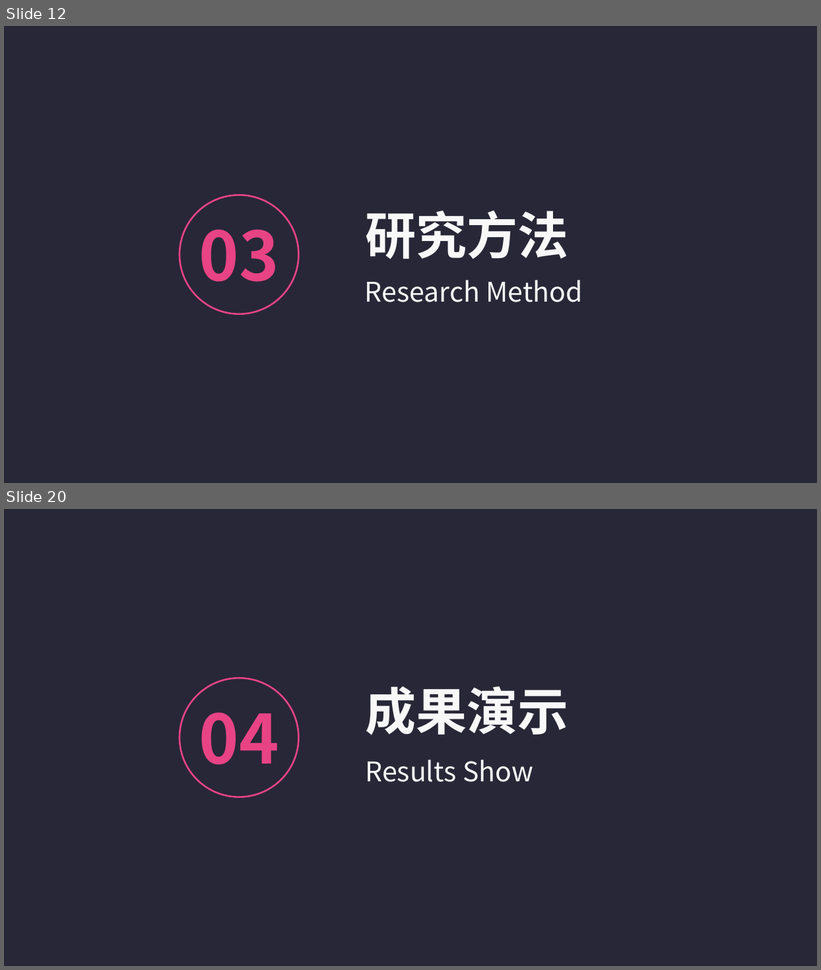
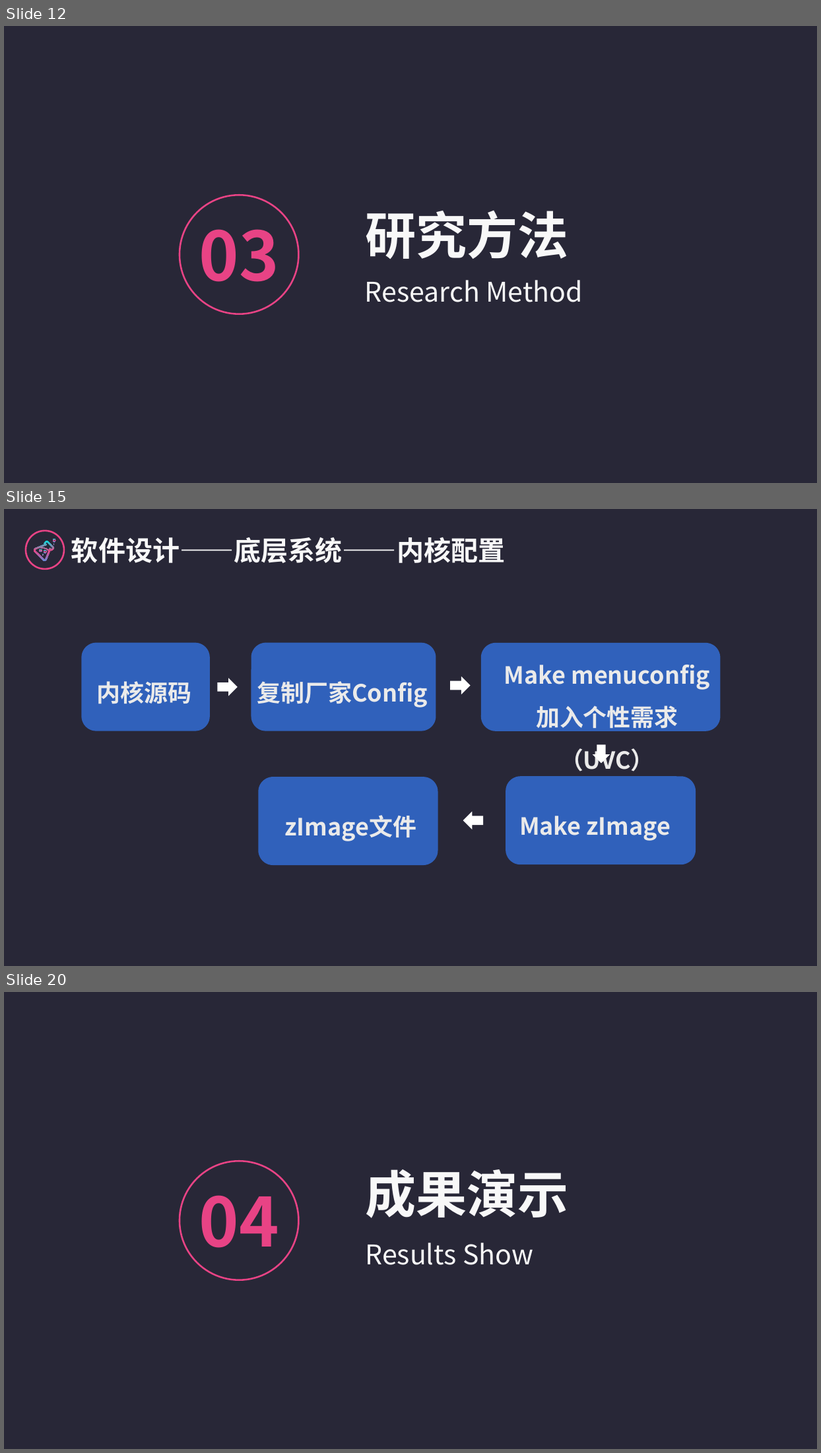
Before and after one commit to logic-basic/Graduation_Project, a slide deck: 答辩演示-党家翮.pptx. Shown one above the other, each under a label of ours: slides 12 and 20 before the commit, slides 12, 15 and 20 after it; the slides between them are not shown. The pictures are 821x970 and 821x1453 pixels, drawn with LibreOffice and Linux fonts; fonts in the diff are those of the drawing. Boxes give left, top, right and bottom in pixels: in the first picture for what was removed or moved away, otherwise in the second. Text is boxed around its words. In the diff, an @@ line names an element or a change of style, - is before the commit and + after.

```diff
--- a/答辩演示-党家翮.pptx
+++ b/答辩演示-党家翮.pptx
@@ slide 15 added at box(4, 509, 817, 966), background #FFFFFF; not listed: 1 template element that a slide beside it also shows @@
@@ group added at box(26, 531, 64, 569): 6 freeform shapes, 1 ellipse @@
@@ text added at box(71, 537, 506, 563), 32 pt, text #F8F8F8, bold @@
+软件设计——底层系统——内核配置
@@ rounded rectangle added at box(81, 642, 209, 731), fill #3061BB @@
@@ rounded rectangle added at box(251, 642, 436, 731), fill #3061BB @@
@@ rounded rectangle added at box(481, 643, 720, 731), fill #3061BB @@
@@ text added at box(504, 665, 710, 772), 28 pt, text #EAEAEA, bold @@
+Make menuconfig
+加入个性需求（UVC）
@@ text added at box(97, 681, 192, 704), 28 pt, text #EAEAEA, bold @@
+内核源码
@@ right arrow added at box(217, 678, 238, 696), fill #FFFFFF @@
@@ text added at box(257, 681, 428, 708), 28 pt, text #EAEAEA, bold @@
+复制厂家Config
@@ right arrow added at box(451, 677, 471, 695), fill #FFFFFF @@
@@ down arrow added at box(593, 745, 610, 763), fill #FFFFFF @@
@@ rounded rectangle added at box(258, 778, 438, 866), fill #3061BB @@
@@ rounded rectangle added at box(506, 777, 696, 865), fill #3061BB @@
@@ text added at box(285, 815, 416, 842), 28 pt, text #EAEAEA, bold @@
+zImage文件
@@ right arrow added at box(463, 811, 483, 830), fill #FFFFFF @@
@@ text added at box(519, 816, 671, 841), 28 pt, text #EAEAEA, bold @@
+Make zImage
```
Also in this commit, not shown: 6 slides changed, 6 other slides added, 6 slides removed.
